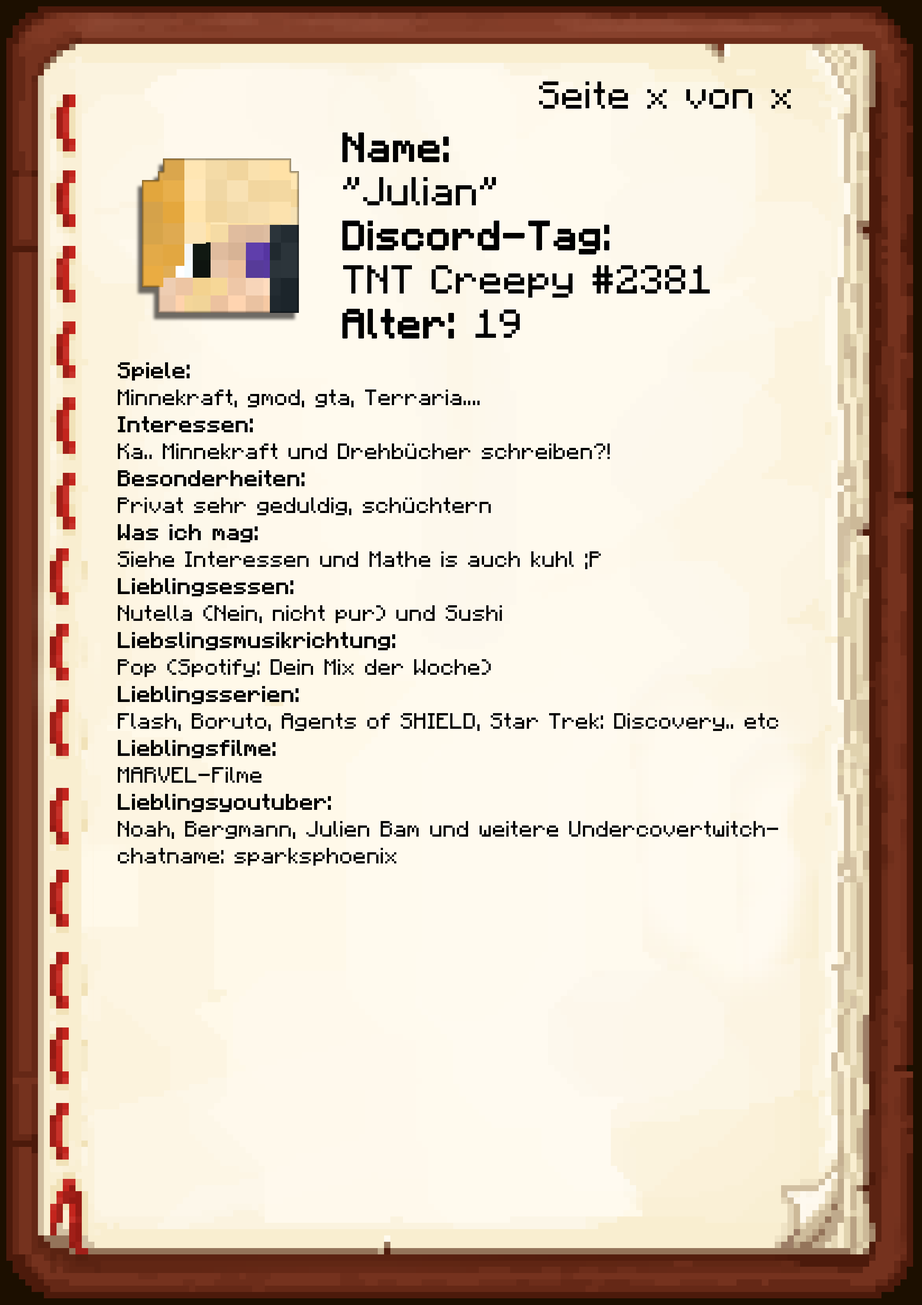
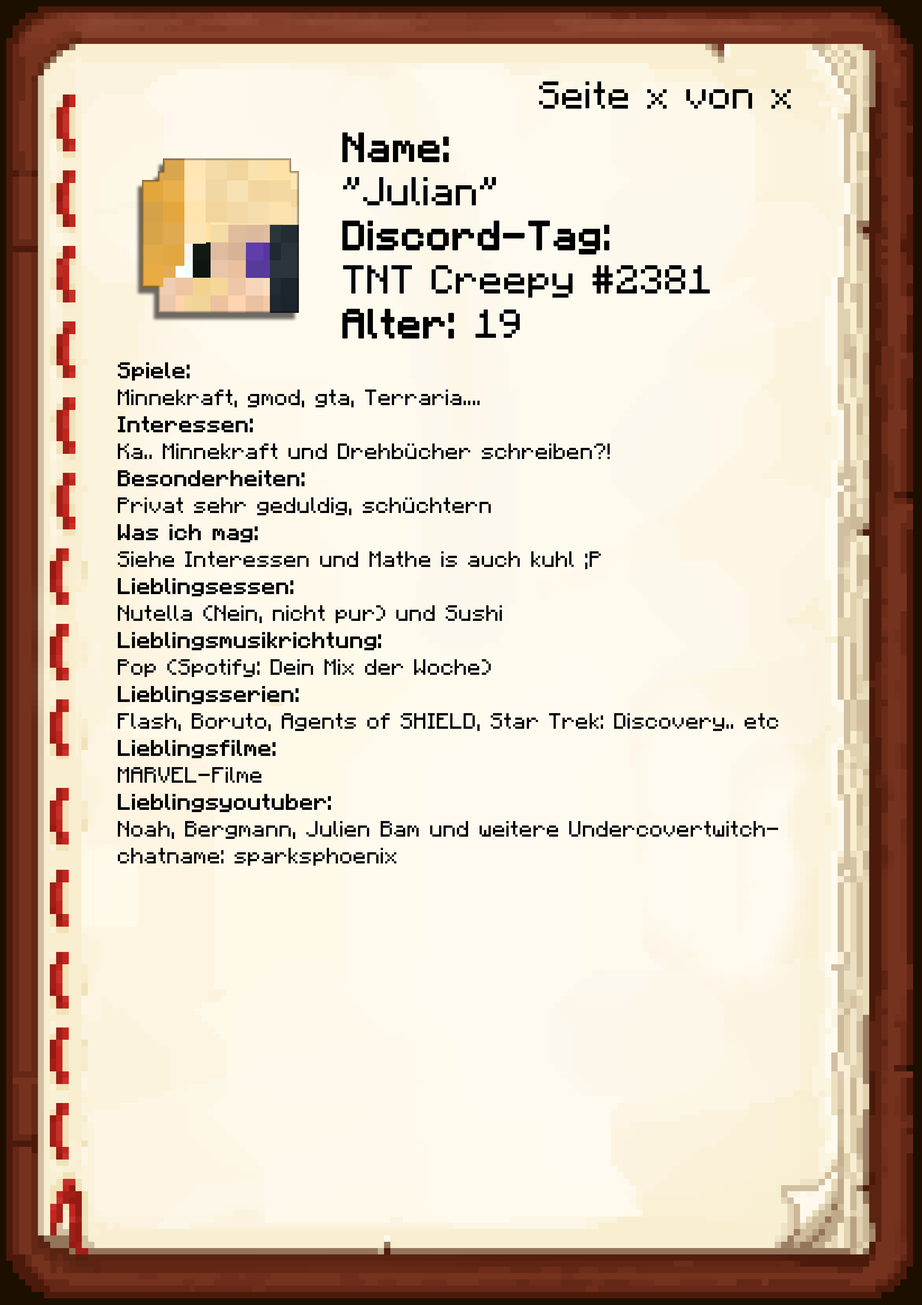
The second 922 × 1305 image is a revision of the first. Changes to its layers:
painted on "Unten" over [left=165, top=631, right=396, bottom=651]
